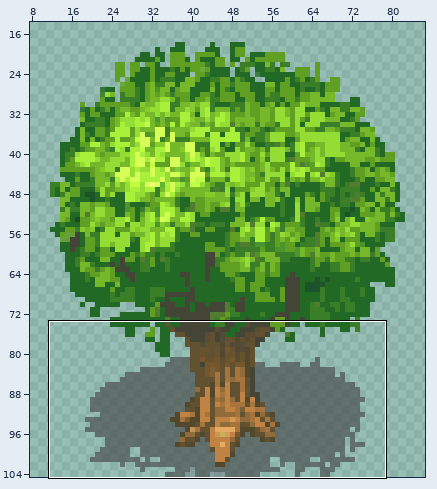
One commit to this sprite sheet: images/Obstacle/Tree0.png. The picture above shows the old version from afar; the outline marks the close-up.
Close-up. As it was:
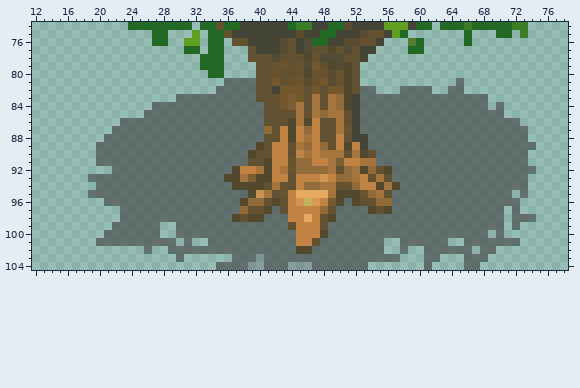
The file is 95x105 pixels. Pixels under 10% opacity are left out. Colours within 5 levels of each other are drawn and written as one. Shown: x 12..78, y 74..104. The wide view leaves out empty margins.
The same view after the edit:
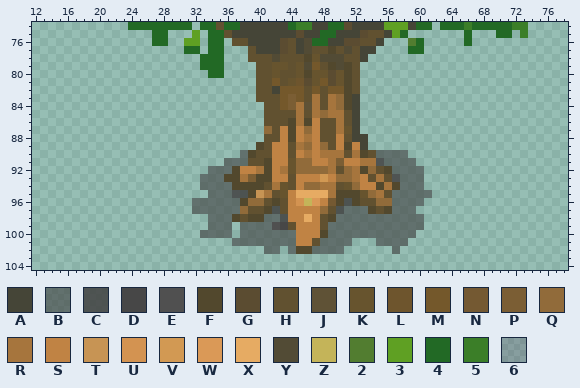
Palette (. is transparent): A #454537  B #4343439f  C #434343db  D #474747  E #505050  F #52482d  G #5b4c31  H #615130  J #5f5236  K #67542e  L #6e552d  M #74582b  N #745932  P #7b5e34  Q #916b3a  R #a6753d  S #c08344  T #c79454  U #d39351  V #d29953  W #da9957  X #e6ab63  Y #524b35  Z #c4b459  2 #527d30  3 #5fa023  4 #226925  5 #3b7e28  6 #56365a3c
Difference:
@@ x 12..78 @@
  80 ......................44....HHKHHKFKKGKFH..........................
- 81 ........................BBBBHHMHKLGKMGKFH............B.............
- 82 .......................BBBBBHHAMMMHMHMMFHBB...BBBB..BB.............
- 83 ..................BBBBBBBBBBHHHMPMHRHRQFABBBBBBBBBBBBBBBB..........
- 84 ...............BBBBBBBBBBBBBBHHMPRJRHRQFABBBBBBBBBBBBBBBB.B........
- 85 ..............BBBBBBBBBBBBBBBHHHHRHRQRRHABBBBBBBBBBBBBBBBBB........
- 86 ...........BBBBBBBBBBBBBBBBBBHHHFRFSHHRHABBBBBBBBBBBBBBBBBBBB......
- 87 ..........BBBBBBBBBBBBBBBBBBBQHSFSQSHHRKABBBBBBBBBBBBBBBBBBBBB.....
- 88 .........BBBBBBBBBBBBBBBBBBBBHHSFSRSHHSHAABBBBBBBBBBBBBBBBBBBB.....
- 89 ........BBBBBBBBBBBBBBBBBBBBFHSSHRQSQHSFSABBBBBBBBBBBBBBBBBBBBB....
- 90 ........BBBBBBBBBBBBBBBBBBBFHHSSHSRSRRRHRFHBBBBBBBBBBBBBBBBBBB.....
- 91 ........BBBBBBBBBBBBBBBBBBBHHFSSKQQSSRPSSRRBBBBBBBBBBBBBBBBBBB.....
- 92 ..........BBBBBBBBBBBBBBBFSSRFSRKQQQQRHQRFQHFBBBBBBBBBBBBBBBBBB....
- 93 .......BBBBBBBBBBBBBBBBBFFRPFFSSHSSSVSQQRSHRHBBBBBBBBBBBBBBBBB.....
- 94 ........BBBBBBBBBBBBBBBBBFFFFHRKHSQQRRHKQSSFRFBBBBBBBBBBBBBBBB.....
- 95 .......BBBBBBBBBBBBBBBBBBBBFTRHKSXXXXRFFFKQRHBBBBBBBBBBBBBBB.B.....
- 96 .........BBBBBBBBBBBBBBBBBFQQHFHSUZWSNFBFHHQQBBBBBBBBBBBBBBBB......
- 97 ...........BBBBBBBBBBBBBBBQHHFBHSSSSQHBBBBFHFBBBBBBBBBBBBBB.B......
- 98 ...........BBBBBBBBBBBBBBFHFFBBBSSXSHFBBBBBBBBBBBBBBBBBBBBB.BBB....
- 99 ..........BBBBBB..BBBBBBBBBBBBBBHSSSHBBBBBBBBBBBBBBBBBBBBBB.B......
-100 .........BBBBBBB..BBBBBBBBBBBBBBBSSSFBBBBBBBBBBBBBBBBBBBB.B........
-101 ........BBBBBBBBBB.B..BBBBBBBBBBBSSHBBBBBBBB..BBBBBB..BBBBBBB......
-102 ..............B..BBBBBBBBBBBBBBBBFFBBBBBBBBB..B..BBBBBB.BB.........
-103 ..................B......BBB6BBBBBBBBBBBBBBBBB...BB...BBB..........
-104 .......................BBBB66BBB666BBBBBBB.......B....BB...........
+ 81 ............................HHMHKLGKMGKFH..........................
+ 82 ............................HHAMMMHMHMMFH..........................
+ 83 ............................HHHMPMHRHRQFA..........................
+ 84 .............................HHMPRJRHRQFA..........................
+ 85 .............................HHHHRHRQRRHA..........................
+ 86 .............................HHHFRFSHHRHA..........................
+ 87 .............................QHSFSQSHHRKA..........................
+ 88 .............................HHSFSRSHHSHAA.........................
+ 89 ............................FHSSHRQSQHSFSA.........................
+ 90 ..........................BFHHSSHSRSRRRHRFHBBBB....................
+ 91 ........................BBBHHFSSKQQSSRPSSRRCBBBB...................
+ 92 ......................BBBFSSRFSRKQQQQRHQRFQHFBBBB..................
+ 93 .....................BBBFFRPFFSSHSSSVSQQRSHRHCBBB..................
+ 94 .....................BBBBFFFFHRKHSQQRRHKQSSFRFBBB..................
+ 95 ......................BBBCCFTRHKSXXXXRFFFKQRHBBBBB.................
+ 96 ....................BBBBBBFQQHFHSUZWSNFCFHHQQBBBB..................
+ 97 ....................BBBBBBQHHFCHSSSSQHCBBBFHFBBB...................
+ 98 ......................BBBFHFFBBCSSXSHFBBBBBBBBBBB..................
+ 99 ......................BBB.BBBBEDHSSSHBBBBBBBBBBBB..................
+100 .....................BBBB.BBBBBBBSSSFBBBBBBBBBBB...................
+101 .........................BBBBBBBBSSHBBBB...BBBB....................
+102 .............................BB.BFFBBBB......B.....................
+103 ...................................................................
+104 ...................................................................
Changed places in both close-ups, as pixel boxes (x1, y1, x2, y2):
changed: (88, 78, 536, 270)
